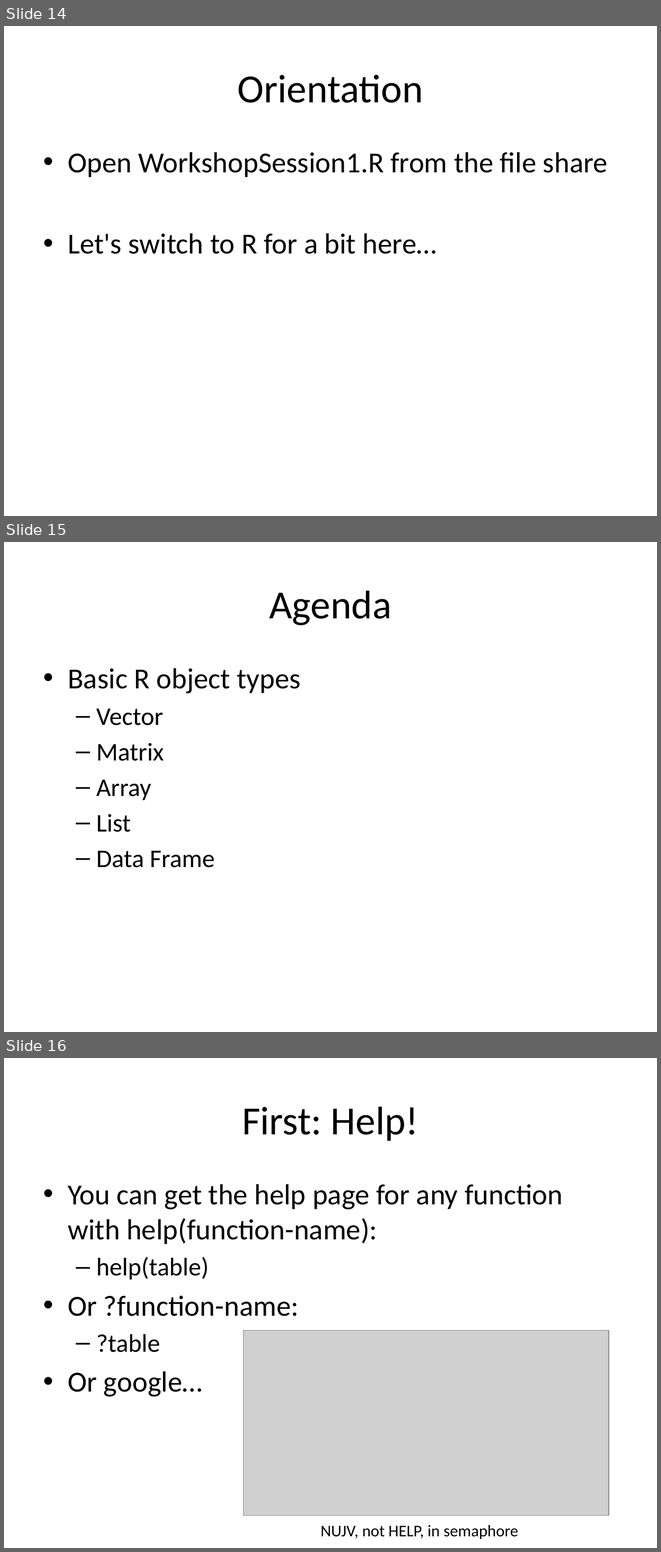
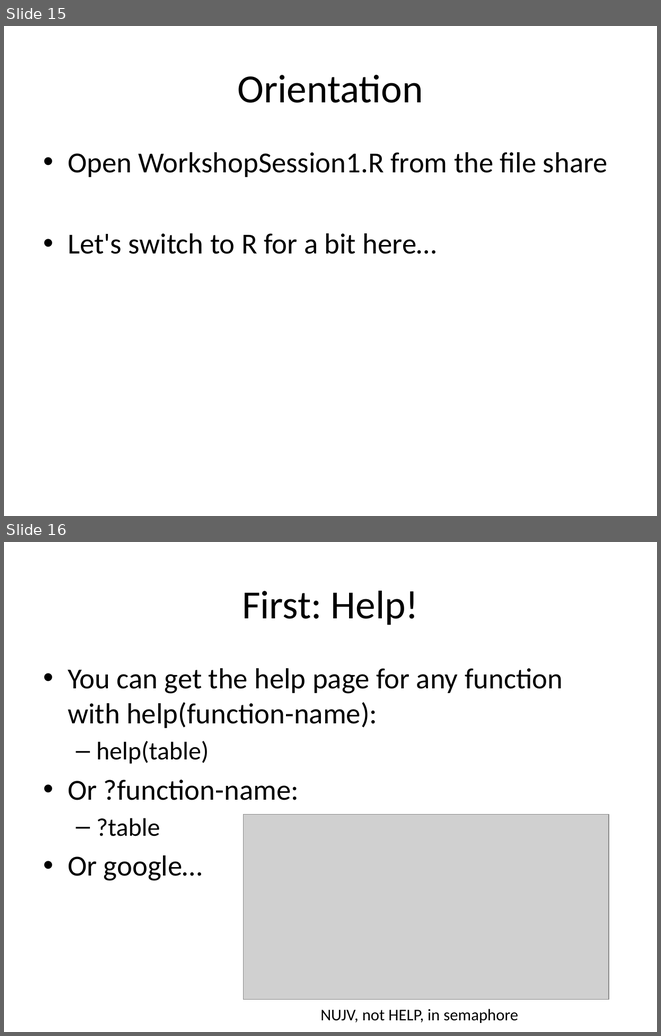
Before and after one commit to smooney27/RWorkshopSER2018, a slide deck: RWorkshopPart1-BasicObjects.pptx. Shown one above the other, each under a label of ours: slides 14, 15 and 16 before the commit, slides 15 and 16 after it. The pictures are 661x1552 and 661x1036 pixels, drawn with LibreOffice and Linux fonts; fonts in the diff are those of the drawing; grey boxes stand for pictures. Boxes give left, top, right and bottom in pixels: in the first picture for what was removed or moved away, otherwise in the second. Text is boxed around its words. In the diff, an @@ line names an element or a change of style, - is before the commit and + after.

```diff
--- a/RWorkshopPart1-BasicObjects.pptx
+++ b/RWorkshopPart1-BasicObjects.pptx
@@ slide 15 removed at box(4, 542, 657, 1032), background #FFFFFF @@
@@ title removed at box(269, 590, 391, 625) @@
-Agenda
@@ text removed at box(68, 668, 300, 867) @@
-• Basic R object types
-  – Vector
-  – Matrix
-  – Array
-  – List
-  – Data Frame
@@ what was slide 14 is now slide 15 @@
```
Also in this commit, not shown: 2 slides changed, 1 slide added, 4 other files.
